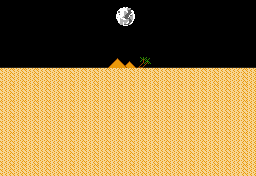
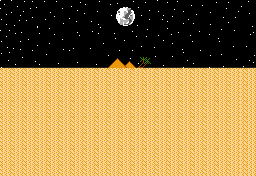
Two versions of the same layered image (256px x 176px). Layer-by-layer changes:
painted on "Layer 1" over (0, 0, 255, 68)
